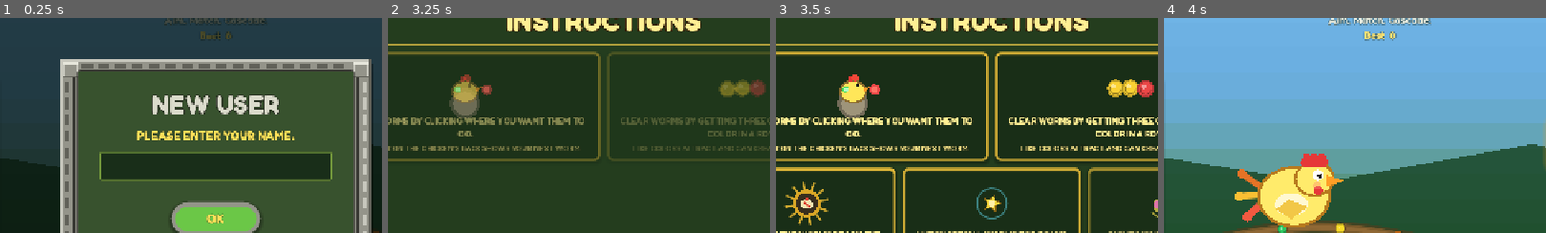
Above: before the commit, frames 1-4 (left to right).
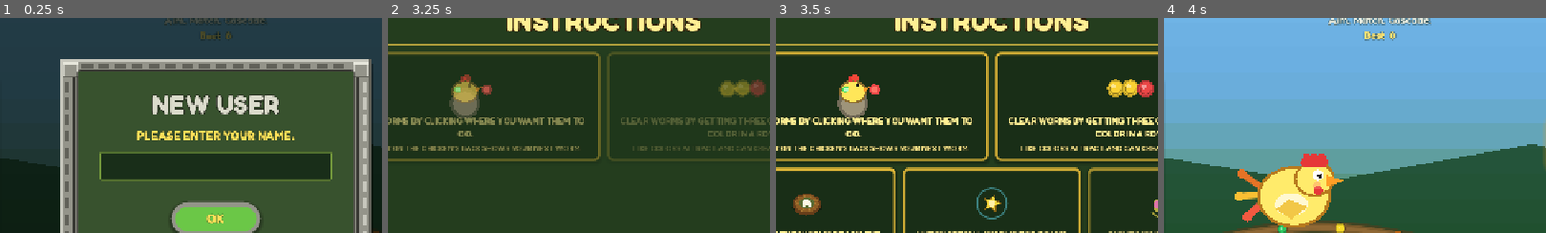
Above: after the commit, the same moments.

Repository: iyanuloluwa-Miracle/Cluck-Worms
Game: Godot game, scene res://scenes/main/Main.tscn
Two runs of this game, one before a commit and one after it. Both use one fixed random seed, a clock stepped at 60 frames per second and the inputs below.
Inputs (mouse positions are % of the whole screen's width and height, from its top left):
- Up to frame 1 (0.25 s): no input
- Up to frame 2 (3.25 s): click (50, 51) at 0.52 s; type "Alex" at 0.6 s; click "ADVENTURE" at 1.25 s; click "ADVENTURE" at 2 s; click "OK" at 2.75 s
- Up to frame 3 (3.5 s): no input
- Up to frame 4 (4 s): click "OK" at 3.5 s
The pictures show only the part of the screen within x 22-72%, y 17-67%; the shares and areas given below are measured in that part.

Frames 1-2 are identical in both runs. In frame 3, 1.1% of the frame differs, in the area x 2-14%, y 76-97%; in frame 4, nothing differs.

Commit message:
Replace flat hazard icon with a woven farmyard nest landmark.

Diff:
--- a/scripts/level/PathGuide.gd
+++ b/scripts/level/PathGuide.gd
@@ -1,7 +1,7 @@
 extends Node2D
 ## 10x Zuma-style carved physical track guide.
 ## Renders a multi-layered recessed trench carved into the terrain, dual guide rails,
-## animated marching directional pearls, an earthen entry burrow, and a menacing hazard pit.
+## animated marching directional pearls, an earthen entry burrow, and a woven farmyard nest.
 
 @export var path: Path2D
 @export var sample_step: float = 6.0
@@ -153,9 +153,9 @@
 	_draw_start_burrow(curve)
 
 	# =========================================================================
-	# 8. LAYER 8: End Landmark (Menacing Hazard Pit / Abyss)
-	# =========================================================================
-	_draw_hazard_pit(curve, length)
+	# 8. LAYER 8: End Landmark (Farmyard Nest — protect it!)
+	# =========================================================================
+	_draw_nest(curve, length)
 
 
 func _draw_marching_pearls(curve: Curve2D, length: float) -> void:
@@ -254,46 +254,106 @@
 	draw_circle(pt, 1.5, Color(0.95, 1.0, 0.95, 1.0))
 
 
-func _draw_hazard_pit(curve: Curve2D, length: float) -> void:
+func _draw_nest(curve: Curve2D, length: float) -> void:
 	var end_xf: Transform2D = curve.sample_baked_with_rotation(length, false)
 	var pt: Vector2 = _path_to_local(end_xf.origin)
-
 	var urgency: float = _danger_urgency
 	var pulse: float = _danger_pulse
-
-	# Dynamic outer pulsing danger flare.
-	var flare_radius: float = 28.0 + urgency * 8.0 + pulse * urgency * 4.0
-	var flare_alpha: float = 0.28 + urgency * 0.40 + pulse * urgency * 0.30
-	draw_circle(pt, flare_radius, Color(0.95, 0.15, 0.10, flare_alpha * 0.45))
-
-	# Outer rugged crater ring.
-	draw_circle(pt, 22.0 + urgency * 3.0, Color(0.04, 0.02, 0.02, 0.85))
-	draw_circle(pt, 18.0, Color(0.18, 0.05, 0.05, 0.95))
-	draw_circle(pt, 15.0, Color(0.85, 0.22, 0.12, 0.85 + pulse * 0.15))
-
-	# Deep bottomless pit abyss.
-	draw_circle(pt, 11.5, Color(0.03, 0.01, 0.01, 1.0))
-
-	# Hazard teeth / spikes pointing inward.
-	var spike_count: int = 6
-	var rot_offset: float = _anim_time * (1.2 + urgency * 2.0)
-	for i: int in range(spike_count):
-		var ang: float = rot_offset + float(i) * (TAU / float(spike_count))
-		var outer_v := pt + Vector2.from_angle(ang) * 14.0
-		var inner_v := pt + Vector2.from_angle(ang) * 6.5
-		var side_v1 := pt + Vector2.from_angle(ang - 0.26) * 13.0
-		var side_v2 := pt + Vector2.from_angle(ang + 0.26) * 13.0
-		draw_colored_polygon(PackedVector2Array([side_v1, inner_v, side_v2]), Color(1.0, 0.82, 0.35, 0.90))
-
-	# Central vortex molten glow.
-	draw_circle(pt, 5.5, Color(1.0, 0.32, 0.15, 0.95))
-	draw_circle(pt, 2.5, Color(1.0, 0.92, 0.65, 1.0))
-
-	# Danger crossbar indicator.
-	var cross_len: float = 7.0 + urgency * 2.0
-	var cross_col := Color(0.08, 0.02, 0.02, 0.90)
-	draw_line(pt + Vector2(-cross_len, -cross_len), pt + Vector2(cross_len, cross_len), cross_col, 2.4, true)
-	draw_line(pt + Vector2(cross_len, -cross_len), pt + Vector2(-cross_len, cross_len), cross_col, 2.4, true)
+	var breathe: float = 1.0 + sin(_anim_time * 2.2) * 0.02
+
+	# Soft ground contact shadow.
+	_fill_ellipse(pt + Vector2(2, 10), Vector2(34 * breathe, 14), Color(0, 0, 0, 0.38))
+
+	# Danger aura when the chain nears.
+	if urgency > 0.08:
+		var flare_r: float = 42.0 + urgency * 14.0 + pulse * urgency * 8.0
+		draw_circle(pt, flare_r, Color(1.0, 0.25, 0.08, 0.12 + urgency * 0.28 + pulse * 0.12))
+		draw_circle(pt, flare_r * 0.72, Color(1.0, 0.45, 0.1, 0.1 + urgency * 0.2))
+
+	# Outer woven straw bowl — layered ring strands.
+	var outer_r: float = 30.0 * breathe
+	_fill_ellipse(pt + Vector2(0, 3), Vector2(outer_r + 2, outer_r * 0.78), Color(0.28, 0.16, 0.06, 0.95))
+	_fill_ellipse(pt + Vector2(0, 2), Vector2(outer_r, outer_r * 0.74), Color(0.42, 0.26, 0.10, 0.98))
+
+	# Twig / straw fiber strokes around the rim.
+	var fiber_cols: Array[Color] = [
+		Color(0.55, 0.36, 0.14, 0.9),
+		Color(0.72, 0.52, 0.22, 0.85),
+		Color(0.38, 0.22, 0.08, 0.8),
+		Color(0.82, 0.64, 0.28, 0.75),
+	]
+	for ring: int in range(3):
+		var rr: float = (outer_r - 2.0) - float(ring) * 3.2
+		var fibers: int = 18 + ring * 4
+		for i: int in range(fibers):
+			var a: float = float(i) / float(fibers) * TAU + float(ring) * 0.35 + _anim_time * 0.05
+			var wobble: float = sin(a * 3.0 + float(ring)) * 2.2
+			var p0: Vector2 = pt + Vector2(cos(a), sin(a) * 0.74) * (rr - 3.0 + wobble)
+			var p1: Vector2 = pt + Vector2(cos(a + 0.18), sin(a + 0.18) * 0.74) * (rr + 1.5 + wobble * 0.5)
+			draw_line(p0, p1, fiber_cols[(i + ring) % fiber_cols.size()], 1.6 + float(ring) * 0.3, true)
+
+	# Inner soft nest bed (down / moss).
+	_fill_ellipse(pt + Vector2(0, 1), Vector2(18.5, 14.0), Color(0.22, 0.28, 0.12, 0.95))
+	_fill_ellipse(pt, Vector2(16.0, 12.0), Color(0.32, 0.40, 0.18, 0.92))
+	_fill_ellipse(pt + Vector2(-1, -1), Vector2(12.0, 9.0), Color(0.45, 0.52, 0.28, 0.55))
+
+	# Three eggs nestled in the center.
+	_draw_egg(pt + Vector2(-6, 1), 5.2, 6.6, Color(0.96, 0.93, 0.82), urgency)
+	_draw_egg(pt + Vector2(5.5, 2), 4.8, 6.1, Color(0.98, 0.95, 0.86), urgency)
+	_draw_egg(pt + Vector2(0, -3.5), 5.5, 7.0, Color(1.0, 0.97, 0.88), urgency)
+
+	# Soft feather tufts on the rim.
+	for i: int in range(5):
+		var a: float = -0.6 + float(i) * 0.45 + sin(_anim_time + float(i)) * 0.05
+		var base: Vector2 = pt + Vector2(cos(a), sin(a) * 0.7) * 22.0
+		var tip: Vector2 = base + Vector2(cos(a), sin(a) * 0.5) * 7.0 + Vector2(0, -3)
+		draw_line(base, tip, Color(0.95, 0.9, 0.75, 0.55), 1.4, true)
+		draw_circle(tip, 1.2, Color(0.98, 0.94, 0.82, 0.5))
+
+	# Rim highlight (sun catching straw).
+	draw_arc(pt + Vector2(0, -2), 26.0, -2.4, -0.6, 18, Color(0.95, 0.82, 0.45, 0.35), 2.0, true)
+
+	# Threatened state: red stress cracks / heat under eggs.
+	if urgency > 0.2:
+		var heat: float = urgency * (0.45 + pulse * 0.4)
+		draw_circle(pt, 10.0, Color(1.0, 0.3, 0.08, heat * 0.55))
+		# Warning chevrons around nest.
+		var chev_count: int = 8
+		for i: int in range(chev_count):
+			var ang: float = _anim_time * (1.5 + urgency) + float(i) * (TAU / float(chev_count))
+			var outer_v := pt + Vector2.from_angle(ang) * (34.0 + pulse * 3.0)
+			var side := Vector2.from_angle(ang + PI * 0.5) * 4.0
+			var tip := pt + Vector2.from_angle(ang) * (28.0 + pulse * 2.0)
+			draw_colored_polygon(
+				PackedVector2Array([outer_v + side, tip, outer_v - side]),
+				Color(1.0, 0.75, 0.2, 0.35 + pulse * 0.35)
+			)
+
+
+func _draw_egg(center: Vector2, rx: float, ry: float, col: Color, urgency: float) -> void:
+	# Soft contact shadow under egg.
+	_fill_ellipse(center + Vector2(1, ry * 0.55), Vector2(rx * 0.9, ry * 0.28), Color(0, 0, 0, 0.25))
+	# Shell body
+	_fill_ellipse(center, Vector2(rx, ry), col.darkened(0.08))
+	_fill_ellipse(center + Vector2(-rx * 0.08, -ry * 0.08), Vector2(rx * 0.9, ry * 0.88), col)
+	# Specular
+	_fill_ellipse(center + Vector2(-rx * 0.28, -ry * 0.35), Vector2(rx * 0.28, ry * 0.22), Color(1, 1, 1, 0.45))
+	# Speckle
+	draw_circle(center + Vector2(rx * 0.25, ry * 0.1), 0.9, col.darkened(0.18))
+	draw_circle(center + Vector2(-rx * 0.15, ry * 0.25), 0.7, col.darkened(0.15))
+	# Crack when threatened
+	if urgency > 0.55:
+		var crack := Color(0.35, 0.12, 0.05, 0.55 + _danger_pulse * 0.3)
+		draw_line(center + Vector2(-rx * 0.2, -ry * 0.4), center + Vector2(rx * 0.1, ry * 0.15), crack, 1.2, true)
+		draw_line(center + Vector2(rx * 0.1, ry * 0.15), center + Vector2(rx * 0.35, -ry * 0.05), crack, 1.0, true)
+
+
+func _fill_ellipse(center: Vector2, radii: Vector2, color: Color) -> void:
+	var pts := PackedVector2Array()
+	for i: int in range(28):
+		var a: float = float(i) / 28.0 * TAU
+		pts.append(center + Vector2(cos(a) * radii.x, sin(a) * radii.y))
+	draw_colored_polygon(pts, color)
 
 
 func _path_to_local(path_local_point: Vector2) -> Vector2:
--- a/scripts/ui/InstructionIcon.gd
+++ b/scripts/ui/InstructionIcon.gd
@@ -89,18 +89,25 @@
 
 
 func _draw_nest(c: Vector2, s: float) -> void:
-	var pulse := 1.0 + 0.06 * sin(_t * 4.0)
-	# Sunburst
-	for i: int in range(12):
-		var a: float = float(i) / 12.0 * TAU + _t * 0.4
-		var outer: float = 38.0 * s * pulse
-		draw_line(c, c + Vector2.from_angle(a) * outer, Color(0.95, 0.75, 0.2, 0.85), 4.0 * s, true)
-	draw_circle(c, 26 * s, Color(0.85, 0.65, 0.15))
-	draw_circle(c, 20 * s, Color(0.22, 0.18, 0.12))
-	# Nest / egg danger mark
-	_oval(c + Vector2(0, 2 * s), 12 * s, 9 * s, Color(0.95, 0.9, 0.7))
-	draw_line(c + Vector2(-5 * s, -2 * s), c + Vector2(5 * s, 6 * s), Color(0.85, 0.2, 0.15), 3.0 * s, true)
-	draw_circle(c + Vector2(0, -8 * s), 3 * s, Color(0.9, 0.25, 0.2))
+	var pulse := 1.0 + 0.04 * sin(_t * 2.5)
+	# Shadow
+	_oval(c + Vector2(1 * s, 8 * s), 28 * s, 10 * s, Color(0, 0, 0, 0.3))
+	# Straw bowl
+	_oval(c + Vector2(0, 2 * s), 26 * s * pulse, 20 * s * pulse, Color(0.4, 0.24, 0.1))
+	_oval(c, 22 * s, 16 * s, Color(0.55, 0.36, 0.14))
+	# Fiber hints
+	for i: int in range(10):
+		var a: float = float(i) / 10.0 * TAU
+		var p0: Vector2 = c + Vector2(cos(a), sin(a) * 0.7) * 16 * s
+		var p1: Vector2 = c + Vector2(cos(a + 0.2), sin(a + 0.2) * 0.7) * 23 * s
+		draw_line(p0, p1, Color(0.72, 0.52, 0.22, 0.8), 1.5 * s, true)
+	# Soft bed
+	_oval(c, 14 * s, 10 * s, Color(0.35, 0.42, 0.2))
+	# Eggs
+	_oval(c + Vector2(-5 * s, 1 * s), 4.5 * s, 5.5 * s, Color(0.97, 0.94, 0.84))
+	_oval(c + Vector2(5 * s, 2 * s), 4 * s, 5 * s, Color(0.99, 0.96, 0.88))
+	_oval(c + Vector2(0, -3 * s), 4.8 * s, 6 * s, Color(1.0, 0.97, 0.9))
+	draw_circle(c + Vector2(-6 * s, -1 * s), 1.2 * s, Color(1, 1, 1, 0.5))
 
 
 func _draw_bonus(c: Vector2, s: float) -> void:
